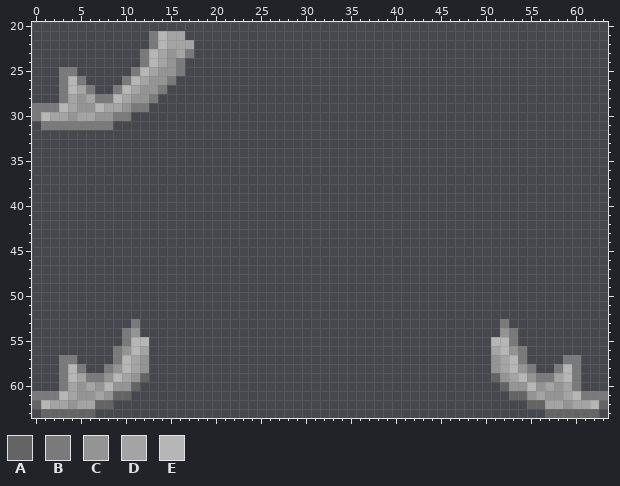
Pixel-art sprite, stored at Resources/Textures/Mobs/Customization/reptilian_parts.rsi/tail_aquatic_behind.png. This is how it looked before the edit.
The file is 64x64 pixels. Shown: x 0..63, y 20..63.
Palette (. is transparent): A #646464  B #7a7a7a  C #949494  D #a4a4a4  E #b6b6b6
After:
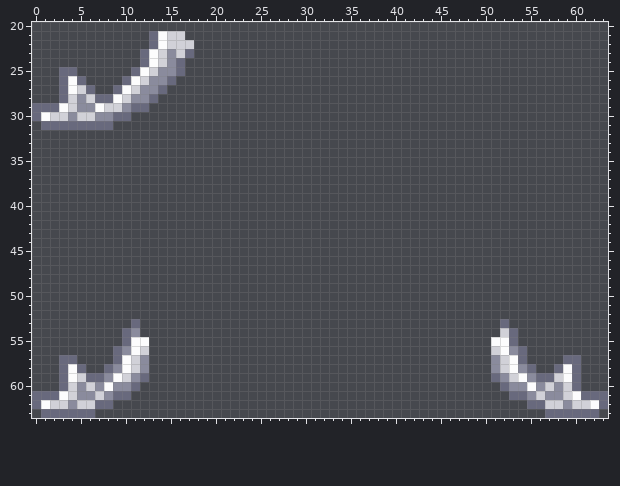
The edit:
Colour B changes from #7a7a7a to #68697d.
Colour C changes from #949494 to #8a8b9d.
Colour D changes from #a4a4a4 to #d1d1d8.
Colour E changes from #b6b6b6 to #fcfcfd.
Colour A gives way to colour B in row 59 at x 12 and 51; in row 60 at x 11 and 52; in row 61 at x 9 to 10 and 53 to 54; in row 62 at x 0, 7 to 8, 55 to 56 and 63; in row 63 at x 1 to 6 and 57 to 62.
Colour C gives way to colour D in row 54 at x 52.
Where, in picture pixels (left, top, right, bottom), the same in both pictures:
changed: (32, 31, 194, 130)
changed: (32, 319, 149, 418)
changed: (491, 319, 608, 418)
